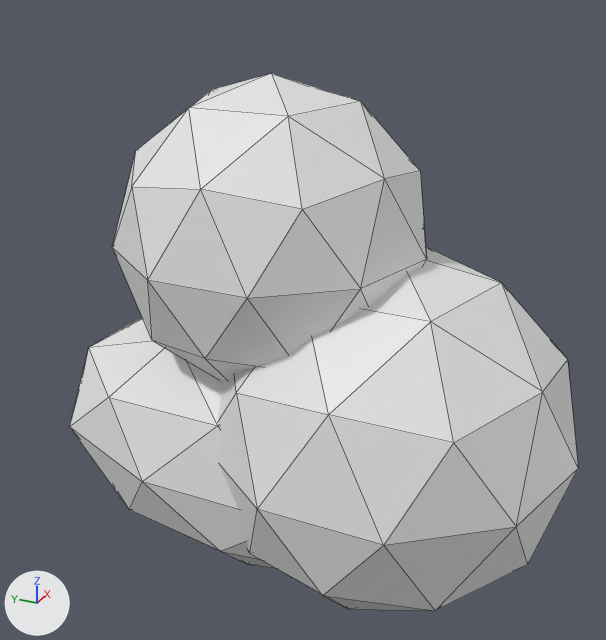
The FBX model Assets/Models/simpleBoudler.fbx, before and after one commit.
One viewpoint serves both versions: a camera (50 mm lens) standing at (-7.65, -3.78, 6.62) and looking at (0.04, -0.32, 2.77). Lighting does not change. The marker at lower left points along +X, +Y and +Z. Mesh edges are drawn as thin lines. Where no turn or scale is listed for an object, it has been applied to the vertices.
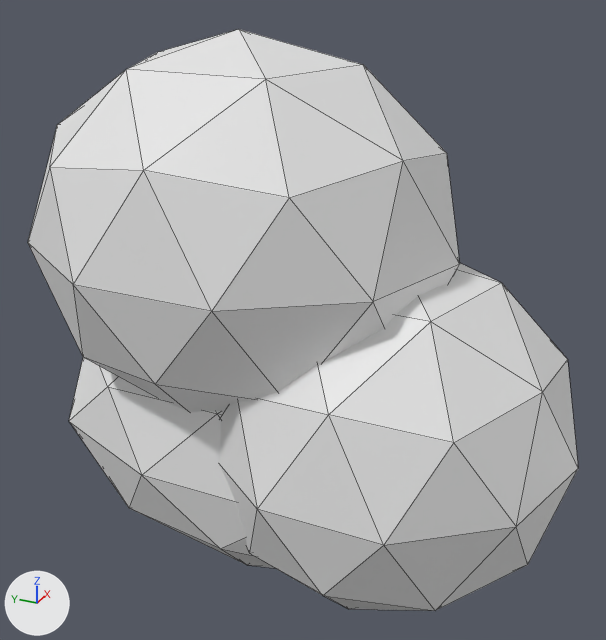
Boxes (x1, y1, x2, y2) around the edits, measured in the pictures (606 x 640 px):
```json
{"object": "Icosphere", "change": "moved, rescaled", "before": [112, 74, 427, 381], "after": [28, 29, 460, 412], "on screen": "37% wider, 25% taller"}
{"object": "Icosphere.002", "change": "moved, rescaled", "before": [70, 318, 274, 568], "after": [69, 357, 274, 568]}
```

The change, as JSON lines over the scene's bpy script:
```json
{"op": "set", "path": "ob_icosphere_002.location", "old": "(0.0, 0.0, 1.28)", "new": "(0.0, 0.0, 1.36)"}
{"op": "set", "path": "ob_icosphere_002.scale", "old": "(1.58, 2.84, 1.58)", "new": "(1.58, 2.84, 1.69)"}
{"op": "set", "path": "ob_icosphere.location", "old": "(0.0, 0.0, 3.71)", "new": "(0.0, 0.35, 3.71)"}
{"op": "set", "path": "ob_icosphere.scale", "old": "(1.69, 1.69, 1.69)", "new": "(2.08, 2.37, 2.08)"}
```
